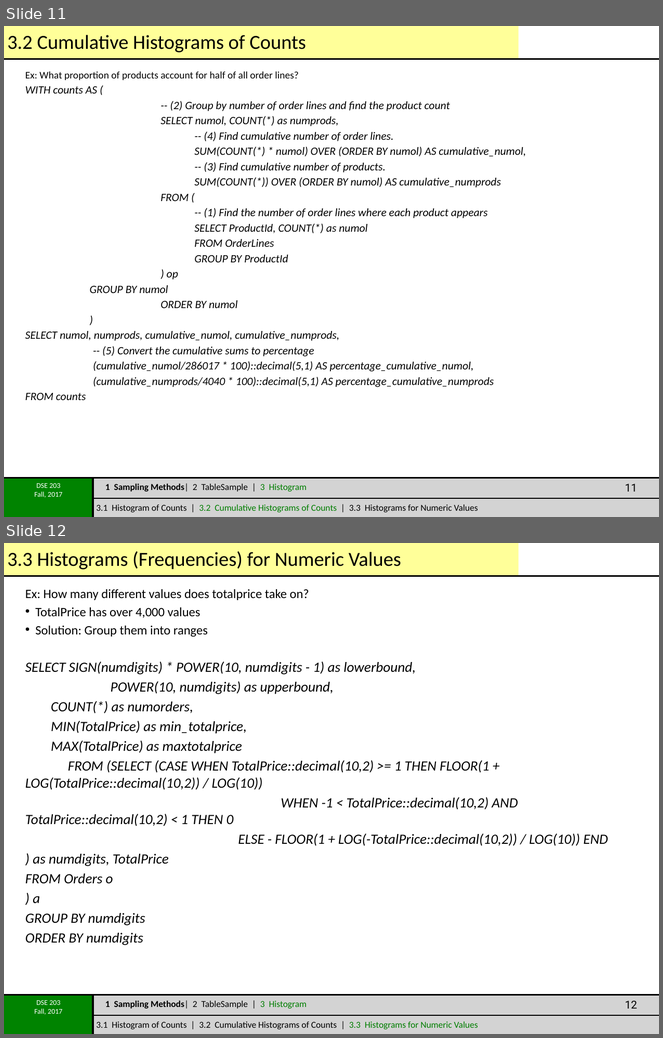
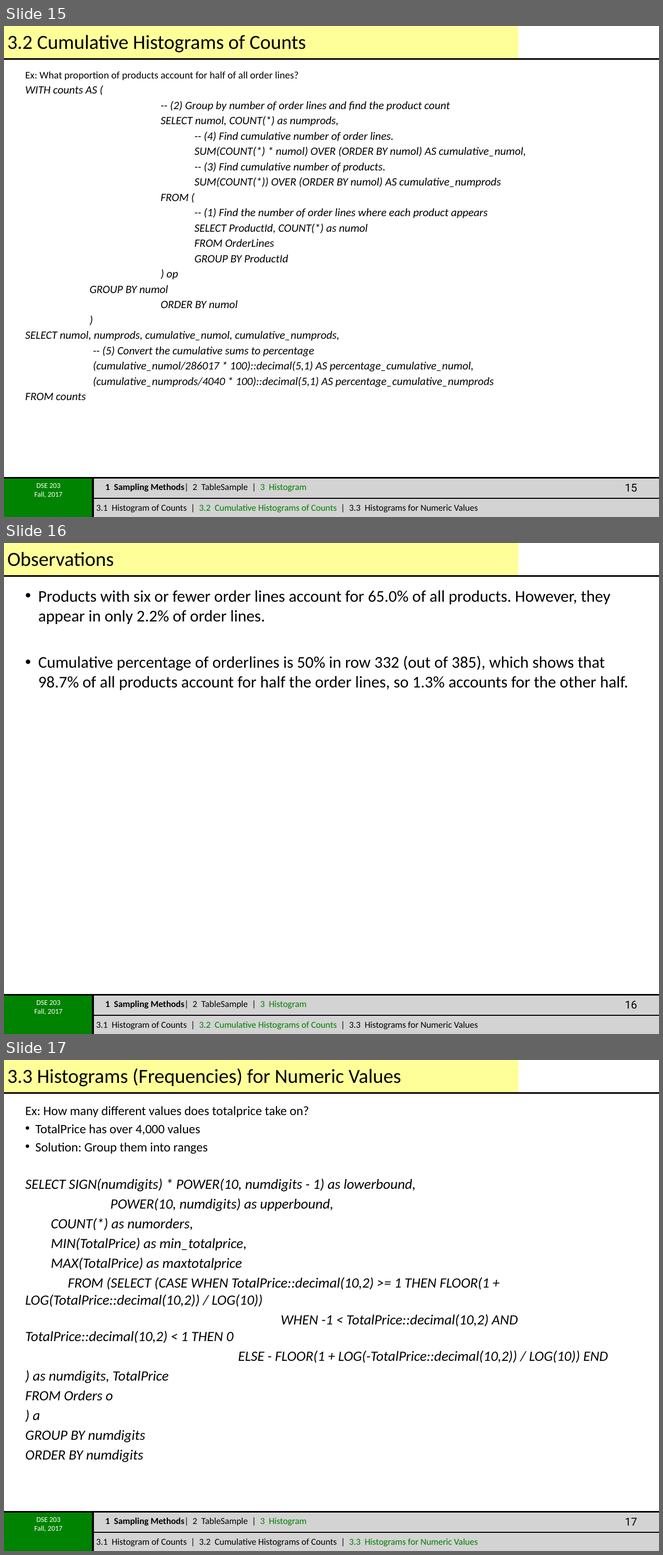
Before and after one commit to afcarl/2017FA-DSE203, a slide deck: Lectures/Lecture_1/HandsOn/BasicSQLForAnalytics.pptx. Shown one above the other, each under a label of ours: slides 11 and 12 before the commit, slides 15, 16 and 17 after it. The pictures are 663x1038 and 663x1555 pixels, drawn with LibreOffice and Linux fonts; fonts in the diff are those of the drawing; background and template pictures are left out. Boxes give left, top, right and bottom in pixels: in the first picture for what was removed or moved away, otherwise in the second. Text is boxed around its words. In the diff, an @@ line names an element or a change of style, - is before the commit and + after.

```diff
--- a/Lectures/Lecture_1/HandsOn/BasicSQLForAnalytics.pptx
+++ b/Lectures/Lecture_1/HandsOn/BasicSQLForAnalytics.pptx
@@ slide 16 added at box(4, 543, 659, 1034), background #FFFFFF; not listed: 10 template elements that a slide beside it also shows @@
@@ title added at box(7, 552, 114, 566), 22 pt, text #000000 @@
+Observations
@@ text added at box(38, 590, 629, 690), 18 pt, text #000000 @@
+• Products with six or fewer order lines account for 65.0% of all products. However, they appear in only 2.2% of order lines.
+• Cumulative percentage of orderlines is 50% in row 332 (out of 385), which shows that 98.7% of all products account for half the order lines, so 1.3% accounts for the other half.
@@ page number added at box(625, 1001, 637, 1009), 12 pt, text #000000 @@
+16
@@ what was slide 11 is now slide 15 @@
@@ page number at box(625, 484, 637, 492): text changed @@
-11
+15
@@ what was slide 12 is now slide 17 @@
@@ page number at box(625, 1518, 637, 1526): text changed @@
-12
+17
```
Also in this commit, not shown: 1 slide changed, 4 other slides added.
